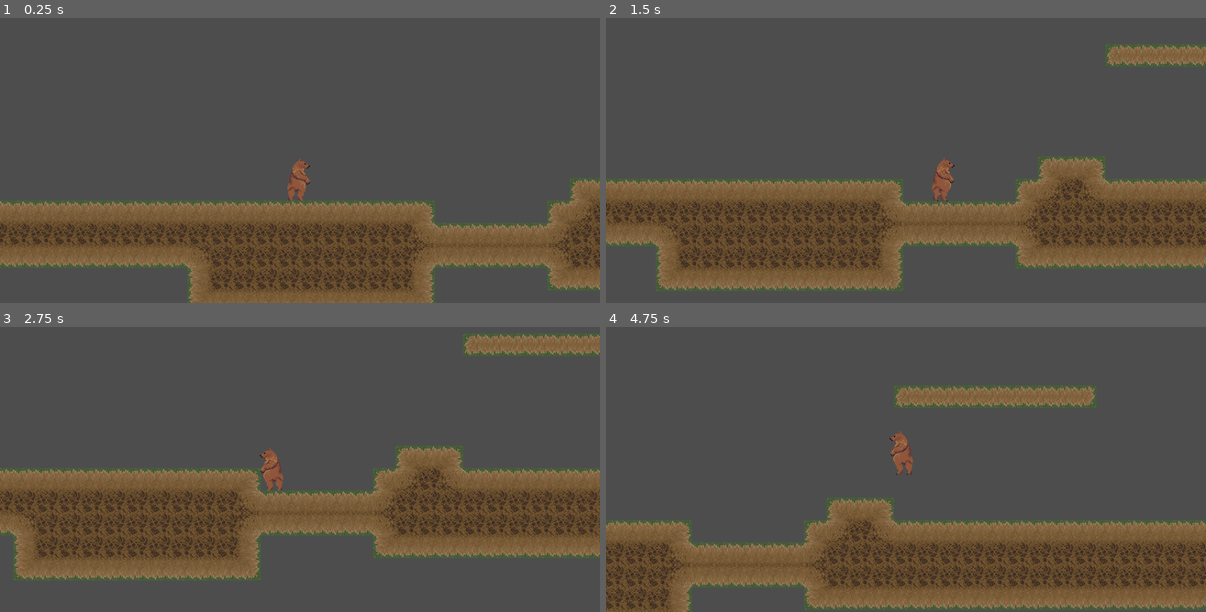
Above: before the commit, frames 1-4 (two rows, left to right).
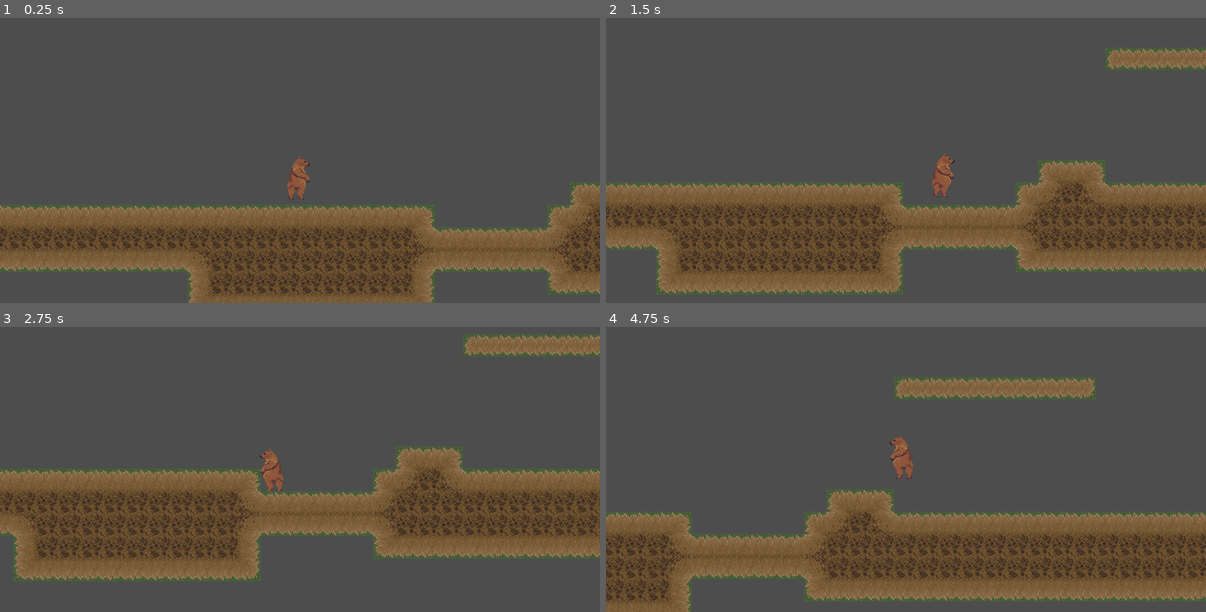
Above: after the commit, the same moments.

Repository: WinterAtne/Cancer_Bear
Game: Godot game, scene res://scenes/main.tscn
Same seed, same stepped clock (60 frames per second), same inputs: the game is played once before the commit and once after it.
Inputs:
- Up to frame 1 (0.25 s): no input
- Up to frame 2 (1.5 s): hold D (right) from 0.53 s (still down); tap 1 (spell_1) at 0.6 s; tap W (up) at 0.77 s; tap 2 (spell_2) at 1.35 s
- Up to frame 3 (2.75 s): tap W (up) at 1.52 s; release D (right) at 2.03 s; hold A (left) from 2.03 s (still down); tap 3 (spell_3) at 2.1 s
- Up to frame 4 (4.75 s): release A (left) at 2.78 s; hold D (right) 2.78-4.28 s; tap 4 (spell_4) at 2.85 s; tap W (up) at 3.02, 3.77, 4.52 s; tap 5 (spell_5) at 3.6 s; hold A (left) from 4.28 s (still down); tap 1 (spell_1) at 4.35 s

The runs differ from the first frame. In frame 1, 8.6% of the frame differs, in the area x 0-100%, y 48-100%; in frame 2, 10%; in frame 3, 3.8%; in frame 4, 16%, in the area x 0-100%, y 17-100%.

Commit message:
Messed with the player movement params

Diff:
--- a/scenes/player/player.gd
+++ b/scenes/player/player.gd
@@ -4,9 +4,9 @@
 var speed : float = 300.0
 var acceleration : float = 1200
 
-var jump_velocity : float = -800.0
+var jump_velocity : float = -650.0
 var jump_cancel_multiple : float = .3333333
-var gravity : float = ProjectSettings.get_setting("physics/2d/default_gravity") * 2
+var gravity : float = ProjectSettings.get_setting("physics/2d/default_gravity") * 1.34
 var max_fall_velocity : float = 900
 
 @onready var spell_caster : SpellCaster = %SpellCaster
